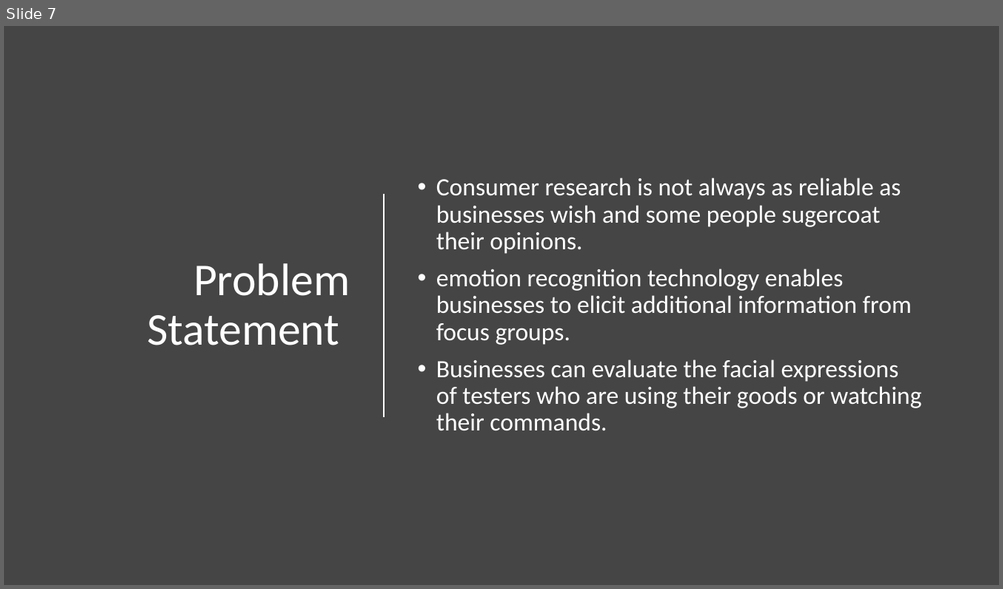
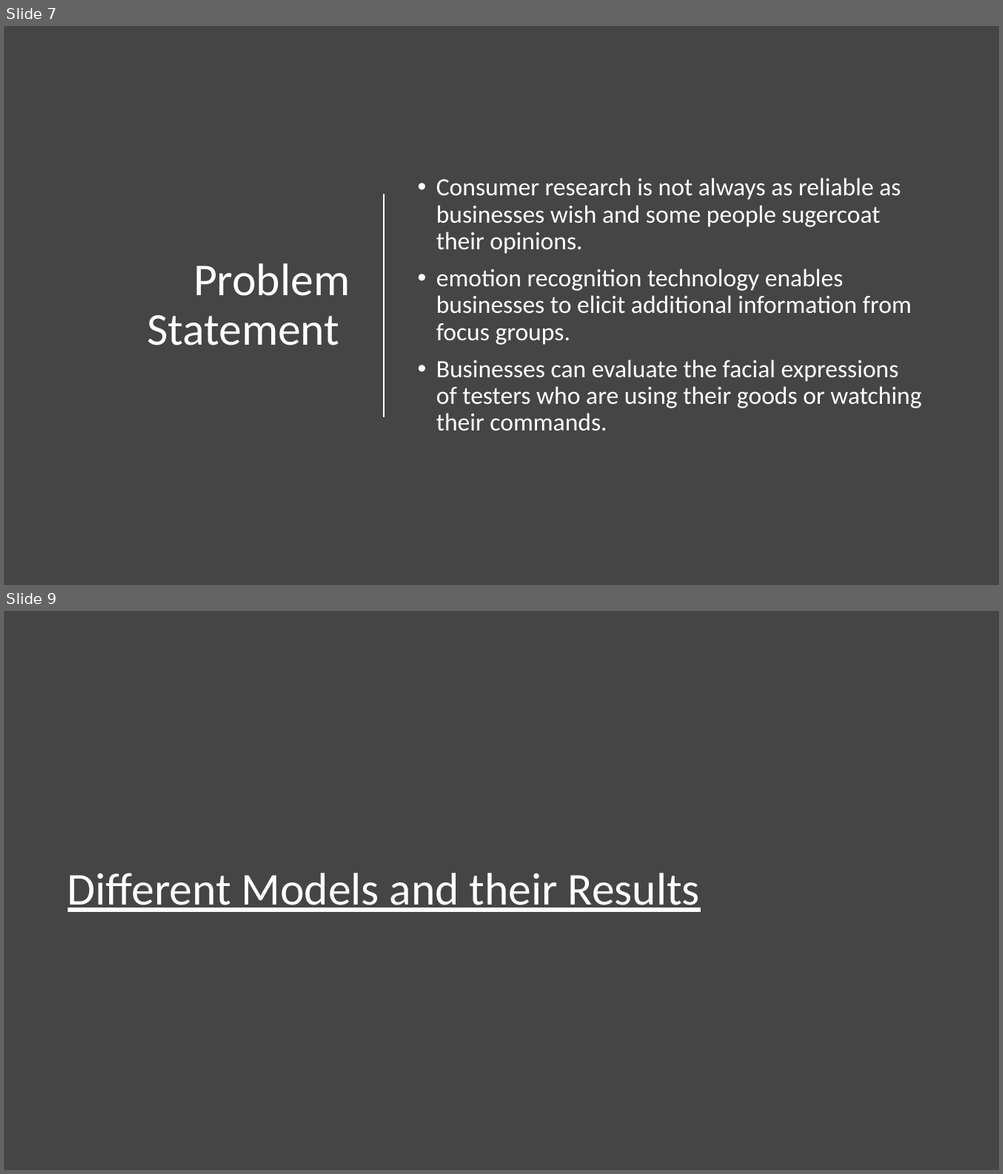
Before and after one commit to kinggovind/Final-Project, a slide deck: Facial Emotion Recognition.pptx. Shown one above the other, each under a label of ours: slide 7 before the commit, slides 7 and 9 after it; the slides between them are not shown. The pictures are 1003x589 and 1003x1174 pixels, drawn with LibreOffice and Linux fonts; fonts in the diff are those of the drawing. Boxes give left, top, right and bottom in pixels: in the first picture for what was removed or moved away, otherwise in the second. Text is boxed around its words. In the diff, an @@ line names an element or a change of style, - is before the commit and + after.

```diff
--- a/Facial Emotion Recognition.pptx
+++ b/Facial Emotion Recognition.pptx
@@ slide 9 added at bbox=[4, 611, 999, 1170], background #454545 @@
@@ title added at bbox=[68, 873, 700, 912], 44 pt, text #FFFFFF, underline @@
+Different Models and their Results
```
Also in this commit, not shown: 5 slides changed, 6 other slides added, 2 slides removed.
